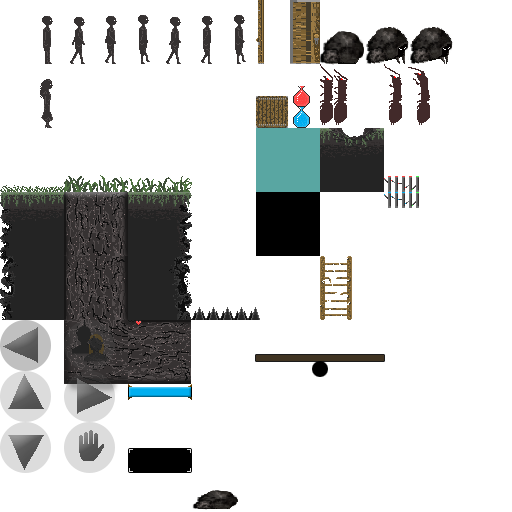
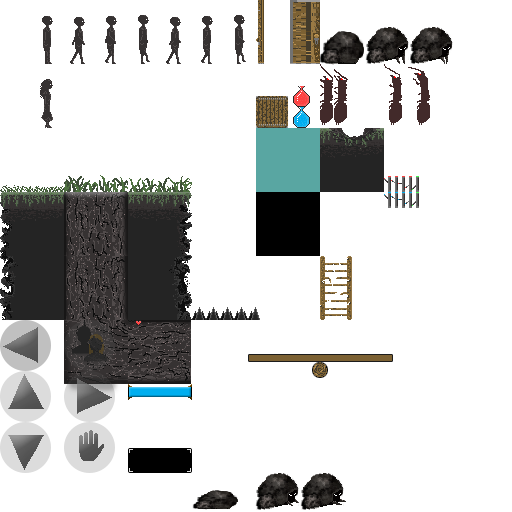
Layer changes from the first 512x512 image to the second:
painted on "Layer 2" over [312, 361, 328, 378]
painted on "Swing" over [249, 355, 392, 361]
added layer "Layer 1 copy 2" in group "Objects" over [300, 473, 346, 510]
added layer "Layer 1 copy" in group "Objects" over [255, 473, 299, 510]
